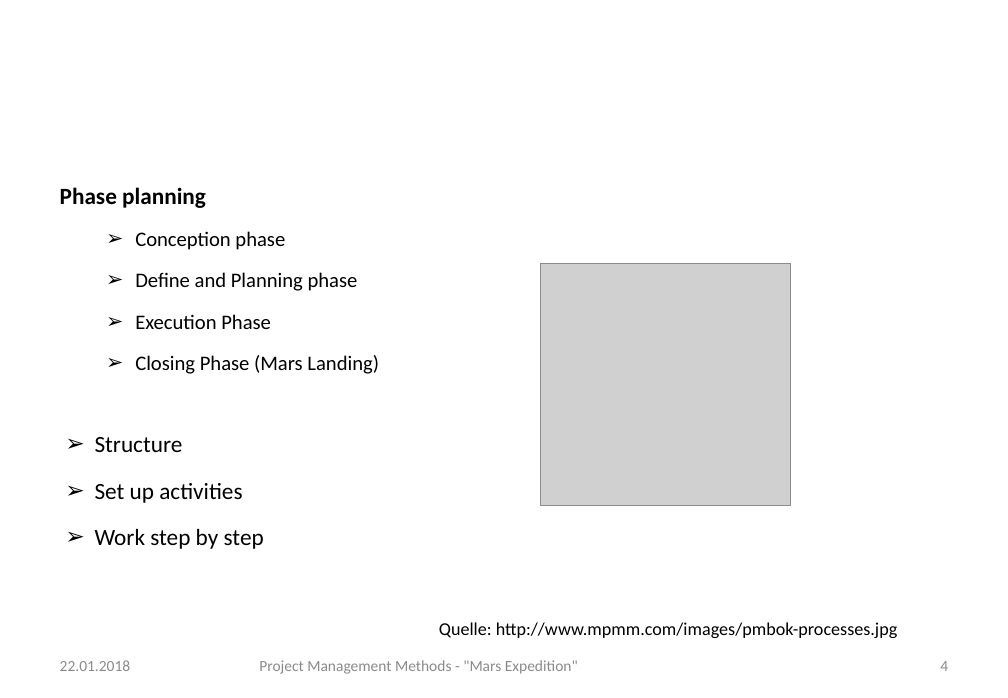
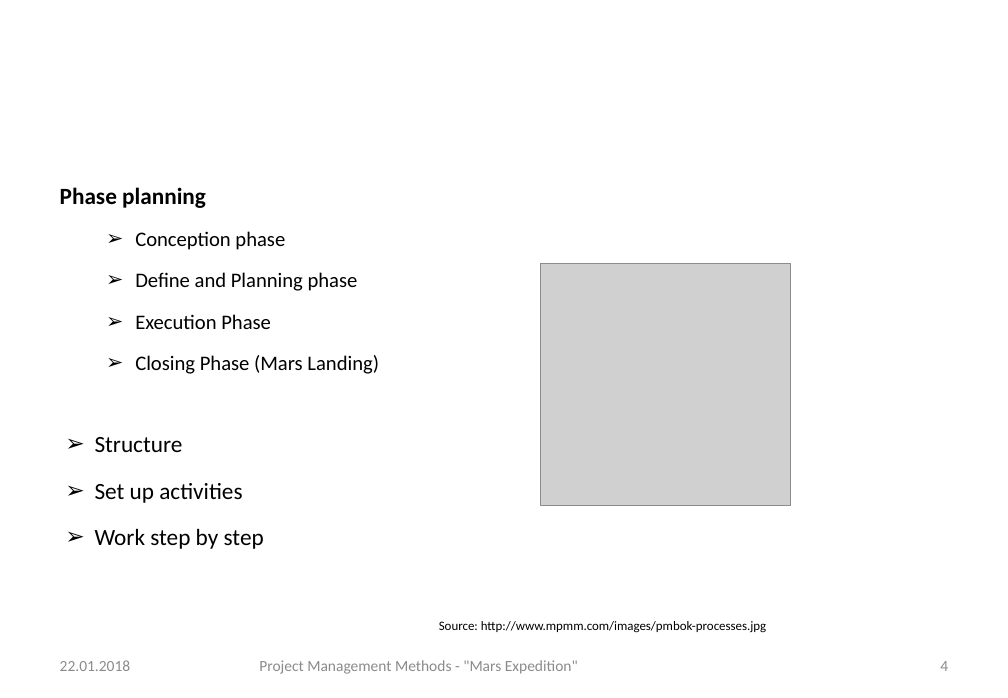
Before and after one commit to gchrizZz/RTW, a slide deck: slide 4 of 01_Projektmanagement/Assignment 5 - Project Managements Methods.pptx. Drawn at 1008x698 pixels with LibreOffice and Linux fonts; fonts in the diff are those of the drawing; grey boxes stand for pictures; background and template pictures are left out. Boxes give left, top, right and bottom in pixels: in the first picture for what was removed or moved away, otherwise in the second. Text is boxed around its words. In the diff, an @@ line names an element or a change of style, - is before the commit and + after.

```diff
--- a/01_Projektmanagement/Assignment 5 - Project Managements Methods.pptx
+++ b/01_Projektmanagement/Assignment 5 - Project Managements Methods.pptx
@@ text at bbox=[439, 621, 766, 633]: text changed; size 14 to 10 pt @@
-Quelle: http://www.mpmm.com/images/pmbok-processes.jpg
+Source: http://www.mpmm.com/images/pmbok-processes.jpg
```
Also in this commit, not shown: 6 other slides changed, 1 other file.
